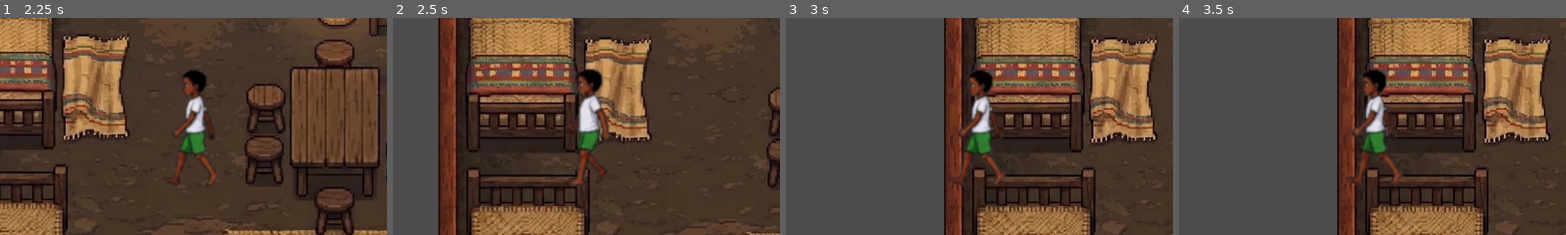
Above: before the commit, frames 1-4 (left to right).
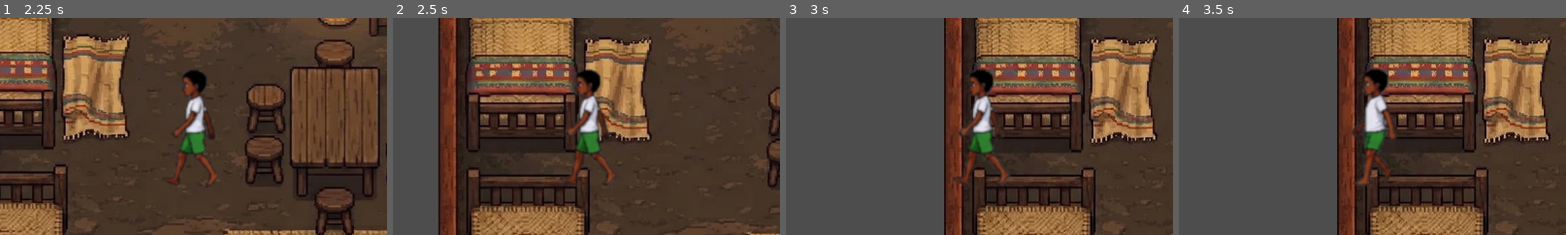
Above: after the commit, the same moments.

Repository: johnatan1999/fiainana-kely
Game: Godot game, scene res://world/world.tscn
Same seed, same stepped clock (60 frames per second), same inputs: the game is played once before the commit and once after it.
Inputs (mouse positions are % of the whole screen's width and height, from its top left):
- Up to frame 1 (2.25 s): tap Enter at 0.5 s; move the mouse to (45, 70) at 0.52 s; hold Tab (cycle_tool) 0.53-1.28 s; hold W (move_up) 0.53-2.03 s; move the mouse to (80, 65) at 1.27 s; tap E (interact) at 1.35 s; move the mouse to (20, 35) at 2.02 s; hold A (move_left) from 2.03 s (still down); hold Shift (sprint) from 2.03 s (still down)
- Up to frame 2 (2.5 s): keep holding A (move_left); keep holding Shift (sprint)
- Up to frame 3 (3 s): keep holding A (move_left); move the mouse to (55, 50) at 2.77 s; release Shift (sprint) at 2.78 s; tap 1 at 2.85 s
- Up to frame 4 (3.5 s): keep holding A (move_left)
The pictures show only the part of the screen within x 25-75%, y 11-61%; the shares and areas given below are measured in that part.

Frame 1 is identical in both runs. In frame 2, 1.9% of the frame differs, in the area x 43-58%, y 23-77%; in frame 3, 1.2%; in frame 4, 2.0%, in the area x 43-58%, y 23-78%.

Commit message:
dev: add footstep audio

Diff:
--- /dev/null
+++ b/assets/audio/SFX/footstep_randomizer.tres
@@ -0,0 +1,20 @@
+[gd_resource type="AudioStreamRandomizer" load_steps=5 format=3]
+
+[ext_resource type="AudioStream" uid="uid://cno8pek5lgxln" path="res://assets/audio/SFX/Audio_SFX_Footstep.wav" id="1_step01"]
+[ext_resource type="AudioStream" uid="uid://cewqrsa5x52ga" path="res://assets/audio/SFX/Audio_SFX_Footstep_02.wav" id="2_step02"]
+[ext_resource type="AudioStream" uid="uid://br5xpltkpnrgj" path="res://assets/audio/SFX/Audio_SFX_Footstep_03.wav" id="3_step03"]
+[ext_resource type="AudioStream" uid="uid://ddprm37iarc51" path="res://assets/audio/SFX/Audio_SFX_Footstep_04.wav" id="4_step04"]
+
+[resource]
+playback_mode = 0
+random_pitch = 1.08
+random_volume_offset_db = 2.0
+streams_count = 4
+stream_0/stream = ExtResource("1_step01")
+stream_0/weight = 1.0
+stream_1/stream = ExtResource("2_step02")
+stream_1/weight = 1.0
+stream_2/stream = ExtResource("3_step03")
+stream_2/weight = 1.0
+stream_3/stream = ExtResource("4_step04")
+stream_3/weight = 1.0
--- a/core/autoloads/audio/audio_manager.gd
+++ b/core/autoloads/audio/audio_manager.gd
@@ -17,6 +17,15 @@
 
 const SILENT_DB := -80.0
 const SFX_POOL_SIZE := 8
+
+## Footsteps repeat constantly, so they sit well under the one-off SFX.
+## Running steps are a bit louder and brighter than walking ones. Per-step
+## variety (which sample, pitch and volume jitter, never the same sample
+## twice in a row) comes from sfx_footstep being an AudioStreamRandomizer -
+## see assets/audio/SFX/footstep_randomizer.tres.
+const FOOTSTEP_WALK_VOLUME_DB := -10.0
+const FOOTSTEP_RUN_VOLUME_DB := -6.0
+const FOOTSTEP_RUN_PITCH := 1.1
 
 ## Assign these in the AudioManager.tscn inspector once SFX files exist.
 ## play_*_sfx() is a safe no-op while a slot is empty.
@@ -29,6 +38,7 @@
 @export var sfx_chicken: AudioStream
 @export var sfx_egg_pickup: AudioStream
 @export var sfx_coop_build: AudioStream
+@export var sfx_footstep: AudioStream
 
 @onready var _bgm_players: Array[AudioStreamPlayer] = [$BGMPlayerA, $BGMPlayerB]
 
@@ -177,6 +187,12 @@
 	play_sfx(sfx_coop_build)
 
 
+func play_footstep_sfx(running: bool) -> void:
+	var volume := FOOTSTEP_RUN_VOLUME_DB if running else FOOTSTEP_WALK_VOLUME_DB
+	var pitch := FOOTSTEP_RUN_PITCH if running else 1.0
+	play_sfx(sfx_footstep, volume, pitch)
+
+
 func play_sfx(stream: AudioStream, volume_db: float = 0.0, pitch_scale: float = 1.0) -> void:
 	if stream == null:
 		return
--- a/core/autoloads/audio/audio_manager.tscn
+++ b/core/autoloads/audio/audio_manager.tscn
@@ -7,6 +7,7 @@
 [ext_resource type="AudioStream" uid="uid://duy5vb87jvraj" path="res://assets/audio/SFX/Audio_SFX_Harvest.mp3" id="5_ll4ma"]
 [ext_resource type="AudioStream" uid="uid://b5wrc0cmpfm7q" path="res://assets/audio/SFX/Audio_SFX_Interact.mp3" id="6_n5fsn"]
 [ext_resource type="AudioStream" uid="uid://dsr4vwi2ewm5l" path="res://assets/audio/SFX/Audio_SFX_Menu_Click.mp3" id="7_3ss70"]
+[ext_resource type="AudioStream" path="res://assets/audio/SFX/footstep_randomizer.tres" id="8_footstep"]
 
 [node name="AudioManager" type="Node"]
 script = ExtResource("1_al1b8")
@@ -16,6 +17,7 @@
 sfx_harvest = ExtResource("5_ll4ma")
 sfx_interact = ExtResource("6_n5fsn")
 sfx_menu_click = ExtResource("7_3ss70")
+sfx_footstep = ExtResource("8_footstep")
 
 [node name="BGMPlayerA" type="AudioStreamPlayer" parent="."]
 
--- a/entities/player/player_controller.gd
+++ b/entities/player/player_controller.gd
@@ -23,6 +23,9 @@
 ## still feels responsive but starting/stopping isn't an instant snap.
 @export var acceleration: float = 1600.0
 @export var friction: float = 2000.0
+## walk_* animation frames where a foot hits the ground - each plays a
+## footstep, so steps stay in sync with the art whatever the speed.
+@export var footstep_frames: Array[int] = [0, 2]
 
 @onready var camera: Camera2D = $Camera2D
 @onready var anim: AnimatedSprite2D = $AnimatedSprite2D
@@ -48,6 +51,9 @@
 var _auto_walk_time_left := 0.0
 ## Close enough to the auto-walk target to call it arrived, in pixels.
 const AUTO_WALK_ARRIVE_DISTANCE := 1.0
+
+func _ready() -> void:
+	anim.frame_changed.connect(_on_anim_frame_changed)
 
 func _physics_process(delta: float) -> void:
 	var input_vector: Vector2
@@ -126,6 +132,7 @@
 ## character stuck on its last action frame forever.
 func _play_idle():
 	anim.flip_h = false
+	anim.speed_scale = 1.0
 	var idle_name := _idle_animation_for(last_facing_direction)
 	if anim.animation != idle_name:
 		anim.animation = idle_name
@@ -137,13 +144,32 @@
 	else:
 		return "idle_down" if dir.y > 0 else "idle_up"
 
+## `dir` is the actual velocity: the walk cycle speeds up with it (up to
+## run_speed), so running visibly - and audibly, see _on_anim_frame_changed()
+## - takes faster steps than walking.
 func _play_walk(dir: Vector2):
+	var was_walking := _is_walk_animation()
 	anim.flip_h = false
 	if abs(dir.x) > abs(dir.y):
 		anim.animation = "walk_right" if dir.x > 0 else "walk_left"
 	else:
 		anim.animation = "walk_down" if dir.y > 0 else "walk_up"
+	anim.speed_scale = clampf(dir.length() / walk_speed, 1.0, run_speed / walk_speed)
 	anim.play()
+	# Starting from idle lands on frame 0 without a frame_changed (idle is
+	# already on frame 0), so the first step is played here.
+	if not was_walking:
+		_play_footstep()
+
+func _is_walk_animation() -> bool:
+	return anim.animation.begins_with("walk_")
+
+func _on_anim_frame_changed() -> void:
+	if _is_walk_animation() and anim.frame in footstep_frames:
+		_play_footstep()
+
+func _play_footstep() -> void:
+	AudioManager.play_footstep_sfx(velocity.length() > walk_speed + 1.0)
 
 
 ## 1=Houe 2=Graines 3=Arrosoir 4=Récolte - direct raw keycodes, kept out of the
@@ -240,6 +266,7 @@
 
 	_is_performing_action = true
 	input_enabled = false
+	anim.speed_scale = 1.0 # duration below assumes normal playback speed
 	anim.flip_h = resolved["flip_h"]
 	anim.animation = resolved["name"]
 	anim.play()
Not shown, added: assets/audio/SFX/Audio_SFX_Footstep_02.wav.import
Not shown, added: assets/audio/SFX/Audio_SFX_Footstep_03.wav.import
Not shown, added: assets/audio/SFX/Audio_SFX_Footstep_04.wav.import
Not shown: 1 places in core/autoloads/audio/audio_manager.tscn that only renumber resources
Not shown, changed: assets/audio/SFX/Audio_SFX_Footstep.wav
Not shown, added: assets/audio/SFX/Audio_SFX_Footstep_02.wav
Not shown, added: assets/audio/SFX/Audio_SFX_Footstep_03.wav
Not shown, added: assets/audio/SFX/Audio_SFX_Footstep_04.wav
